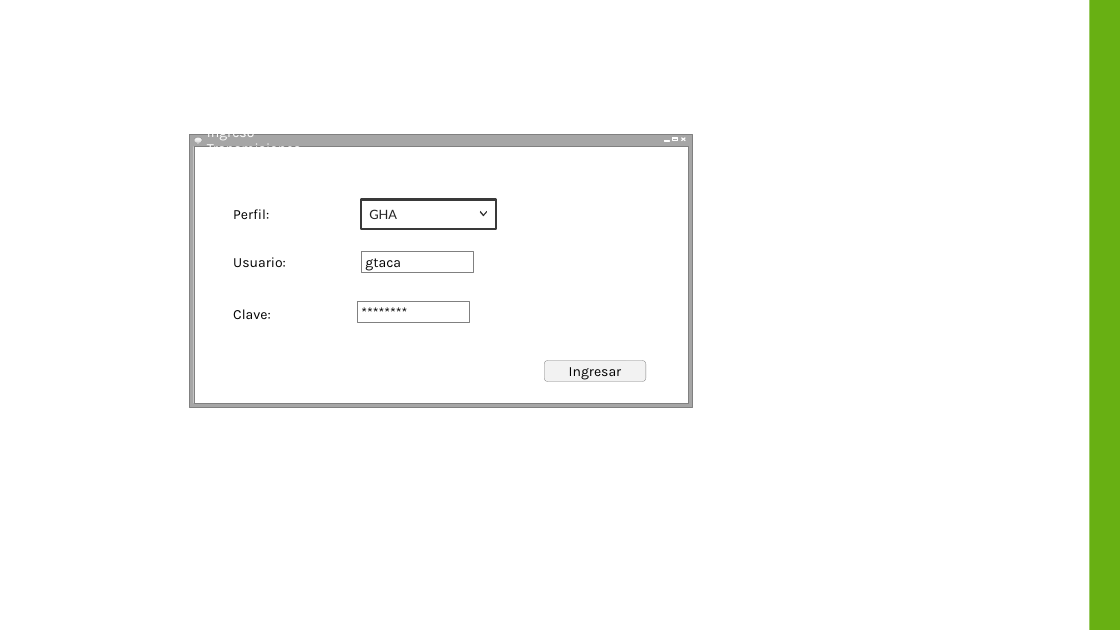
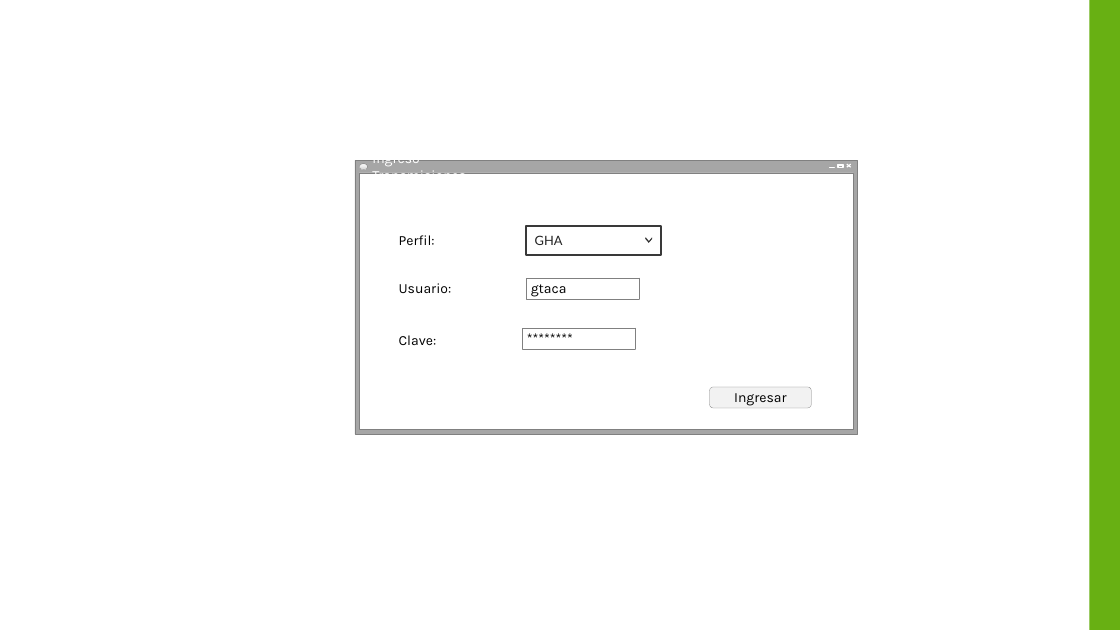
Before and after one commit to yahck/pyTransmisionesTalma, a slide deck: slide 12 of Documentos/ControlTransmisionesV1.0.pptx (slide 13 before the commit). Drawn at 1120x630 pixels with LibreOffice and Linux fonts; fonts in the diff are those of the drawing; background and template pictures are left out. Boxes give left, top, right and bottom in pixels: in the first picture for what was removed or moved away, otherwise in the second. Text is boxed around its words. In the diff, an @@ line names an element or a change of style, - is before the commit and + after.

```diff
--- a/Documentos/ControlTransmisionesV1.0.pptx
+++ b/Documentos/ControlTransmisionesV1.0.pptx
@@ 8 rectangles, 4 texts, 2 lines, 1 rounded rectangle, 1 freeform shape, 1 ellipse: place and size @@
-8 rectangles, 4 texts, 2 lines, 1 rounded rectangle, 1 freeform shape, 1 ellipse at box(190, 134, 692, 408)
+8 rectangles, 4 texts, 2 lines, 1 rounded rectangle, 1 freeform shape, 1 ellipse at box(355, 160, 857, 434)
```
Also in this commit, not shown: 4 slides added, 1 slide removed, 2 other files.
